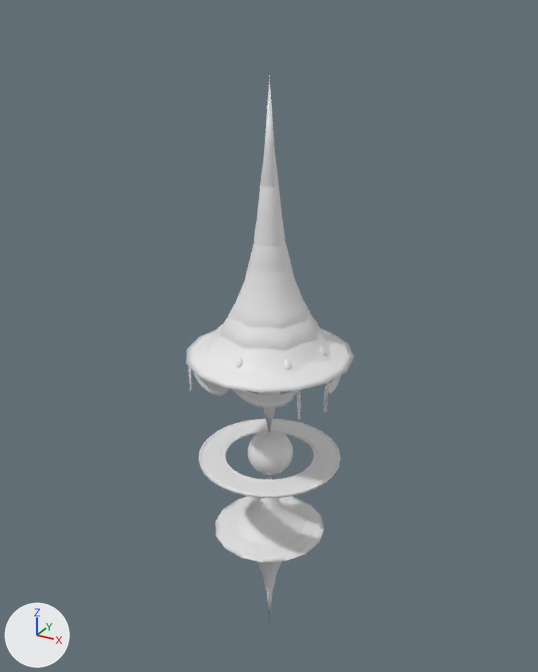
Renders of the Blender file Blender Models/Hubworld Galaxy/Hubworld.blend from each side of a commit.
One viewpoint serves both versions: a 50 mm camera at (25.1, -45.8, 22.1) aimed at (-0.9, 1.5, -1.6). The lights are fixed; the arrows at lower left show +X, +Y and +Z. Materials are left out; every surface is plain grey.
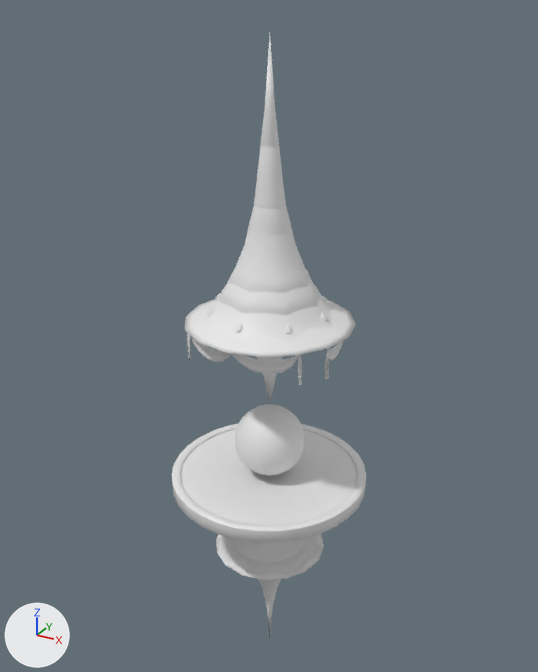
Boxes [x1, y1, x2, y2] around the edits, measured in the pictures (538 x 672 px; the box of a moved part takes in the faces that stretch with it):
'mesh-3.001', reshaped
    before: [208, 326, 327, 368]
    after: [185, 36, 356, 404]
'mesh-3.005', deleted
    before: [186, 75, 354, 433]
'mesh-3.009', mesh moved
    before: [215, 475, 324, 625]
    after: [216, 534, 324, 639]
'Plane.007', added
    after: [181, 430, 357, 525]
'mesh-3.006', deleted
    before: [200, 420, 339, 495]
'Sphere', added
    after: [234, 404, 305, 476]
'Plane.006', added
    after: [213, 447, 327, 506]
'Plane.001', added
    after: [172, 423, 366, 531]
'Plane.004', added
    after: [172, 481, 366, 542]
'mesh-3.008', deleted
    before: [248, 429, 293, 475]
'mesh-3.004', deleted
    before: [188, 366, 341, 419]
'mesh-3.007', deleted
    before: [199, 419, 340, 498]
part 2 of me_meshid3_name_001, moved or reshaped
    before: [236, 358, 241, 366]
    after: [236, 323, 241, 331]
part 3 of me_meshid3_name_001, moved or reshaped
    before: [285, 360, 290, 368]
    after: [286, 324, 291, 333]
part 4 of me_meshid3_name_001, added
    after: [185, 36, 356, 404]

Patch to the scene script:
```diff
--- a/Blender Models/Hubworld Galaxy/Hubworld.blend.py
+++ b/Blender Models/Hubworld Galaxy/Hubworld.blend.py
@@ me_meshid3_name_014 @@
 me_meshid3_name_014.from_pydata(...)  # 530 vertices, 544 faces; spans x -4.7..4.7, y -4.7..4.7, z -29.9..-13.0
 # used by ob_mesh_3_009; location = (0.0, 0.0, 0.0)
+# me_meshid3_name_014 part 1: the whole mesh is moved by (0.0, 0.0, -1.8)
@@ me_meshid3_name_001 @@
 # used by ob_mesh_3_001; location = (0.0, 0.0, 0.0)
-me_meshid3_name_001.from_pydata(...)  # 232 vertices, 240 faces; spans x -4.79..4.74, y -4.83..4.75, z -1.27..-0.77
+me_meshid3_name_001.from_pydata(...)  # 2469 vertices, 2915 faces; spans x -6.5..6.5, y -6.51..6.5, z -6.73..20.81
+# me_meshid3_name_001 part 2: the loose piece of 29 vertices spanning x -0.18..0.17, y -4.83..-4.35, z -1.27..-0.79 is moved by (0.01, 0.03, 2.71)
+# me_meshid3_name_001 part 3: the loose piece of 29 vertices spanning x 3.05..3.41, y -3.44..-3.02, z -1.27..-0.79 is moved by (0.01, 0.03, 2.71)
+# me_meshid3_name_001 part 4: 2237 vertices added at x -6.5..6.5, y -6.51..6.5, z -6.73..20.81
@@ me_sphere_001 @@
+me_sphere_001.from_pydata(...)  # a UV sphere (26 segments, 16 rings, poles along z) spanning x -2.86..2.84, y -2.16..3.58, z 0.49..6.23
+me_sphere_001.polygons.foreach_set('use_smooth', [True] * 416)
@@ me_plane_009 @@
+me_plane_009.from_pydata(...)  # 266 vertices, 235 faces; spans x -7.34..7.22, y -7.29..7.27, z -13.29..-12.92
@@ me_plane_010 @@
+me_plane_010.from_pydata(...)  # 160 vertices, 128 faces; spans x -8.1..8.0, y -8.0..8.0, z -13.0..-12.8
@@ me_plane_014 @@
+me_plane_014.from_pydata(...)  # 128 vertices, 97 faces; spans x -8.1..8.0, y -8.0..8.0, z -14.0..-12.9
@@ me_plane_015 @@
+me_plane_015.from_pydata(...)  # 67 vertices, 1 face; spans x -5.25..5.32, y -5.25..5.24, z -12.98
@@ ob_mesh_3_008 @@
-ob_mesh_3_008 = bpy.data.objects.new('mesh-3.008', me_meshid3_name_013)
-ob_mesh_3_008.location = (0.0, 0.0, 0.0)
@@ ob_mesh_3_007 @@
-ob_mesh_3_007 = bpy.data.objects.new('mesh-3.007', me_meshid3_name_012)
-ob_mesh_3_007.location = (0.0, 0.0, 0.0)
@@ ob_mesh_3_006 @@
-ob_mesh_3_006 = bpy.data.objects.new('mesh-3.006', me_meshid3_name_011)
-ob_mesh_3_006.location = (0.0, 0.0, 0.0)
@@ ob_mesh_3_005 @@
-ob_mesh_3_005 = bpy.data.objects.new('mesh-3.005', me_meshid3_name_010)
-ob_mesh_3_005.location = (0.0, 0.0, 0.0)
@@ ob_mesh_3_004 @@
-ob_mesh_3_004 = bpy.data.objects.new('mesh-3.004', me_meshid3_name_009)
-ob_mesh_3_004.location = (0.0, 0.0, 0.0)
@@ ob_sphere @@
+ob_sphere = bpy.data.objects.new('Sphere', me_sphere_001)
+ob_sphere.location = (0.01, -0.71, -13.37)
@@ ob_plane_007 @@
+ob_plane_007 = bpy.data.objects.new('Plane.007', me_plane_009)
+ob_plane_007.location = (0.0, 0.0, 0.0)
@@ ob_plane_001 @@
+ob_plane_001 = bpy.data.objects.new('Plane.001', me_plane_010)
+ob_plane_001.location = (0.0, 0.0, 0.0)
@@ ob_plane_004 @@
+ob_plane_004 = bpy.data.objects.new('Plane.004', me_plane_014)
+ob_plane_004.location = (0.0, 0.0, 0.0)
@@ ob_plane_006 @@
+ob_plane_006 = bpy.data.objects.new('Plane.006', me_plane_015)
+ob_plane_006.location = (0.0, 0.0, 0.0)
```
